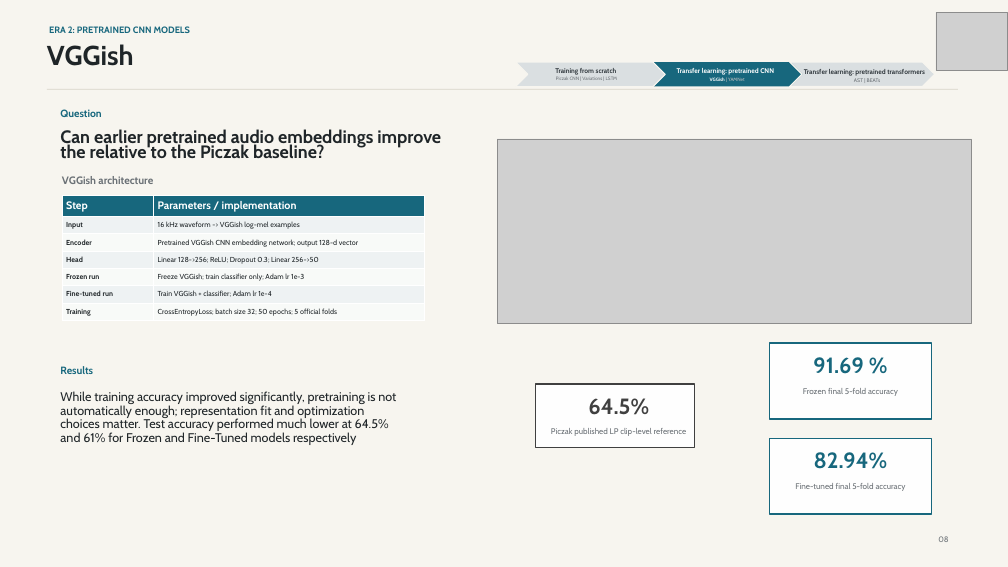
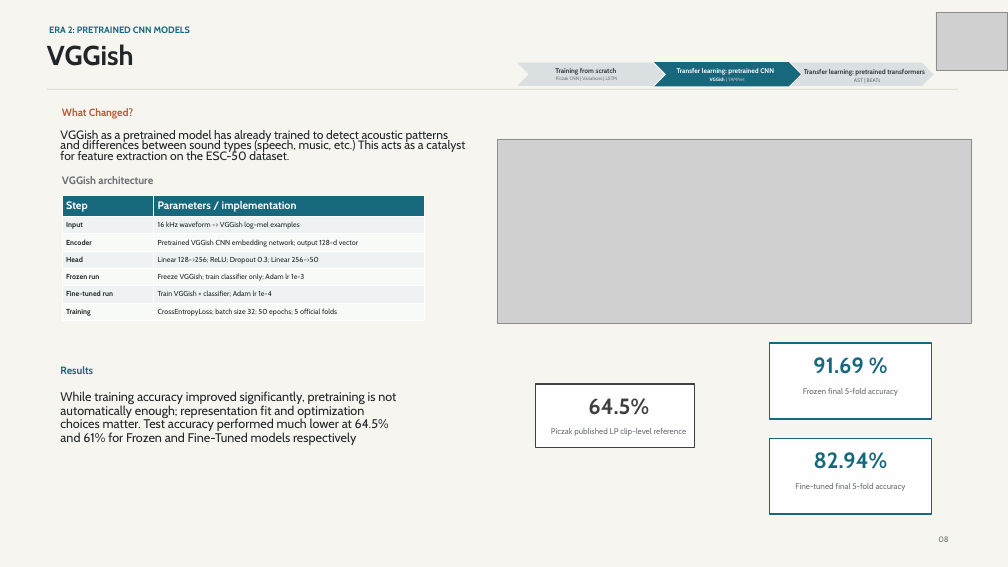
Before and after one commit to JdogLloyd1/DeepLearning5888Project, a slide deck: slide 10 of Docs/Final_Project_Presentation_Draft.pptx. Drawn at 1008x567 pixels with LibreOffice and Linux fonts; fonts in the diff are those of the drawing; grey boxes stand for pictures. Boxes give left, top, right and bottom in pixels: in the first picture for what was removed or moved away, otherwise in the second. Text is boxed around its words. In the diff, an @@ line names an element or a change of style, - is before the commit and + after.

```diff
--- a/Docs/Final_Project_Presentation_Draft.pptx
+++ b/Docs/Final_Project_Presentation_Draft.pptx
@@ text at [62,108,133,119]: text changed; text colour #17677D to #B65D3A @@
-Question
+What Changed?
@@ text at [60,130,465,160]: text changed; size 17.1 to 11.6 pt; bold off @@
-Can earlier pretrained audio embeddings improve the relative to the Piczak baseline?
+VGGish as a pretrained model has already trained to detect acoustic patterns and differences between sound types (speech, music, etc.) This acts as a catalyst for feature extraction on the ESC-50 dataset.
```
Also in this commit, not shown: 1 other slide changed.
